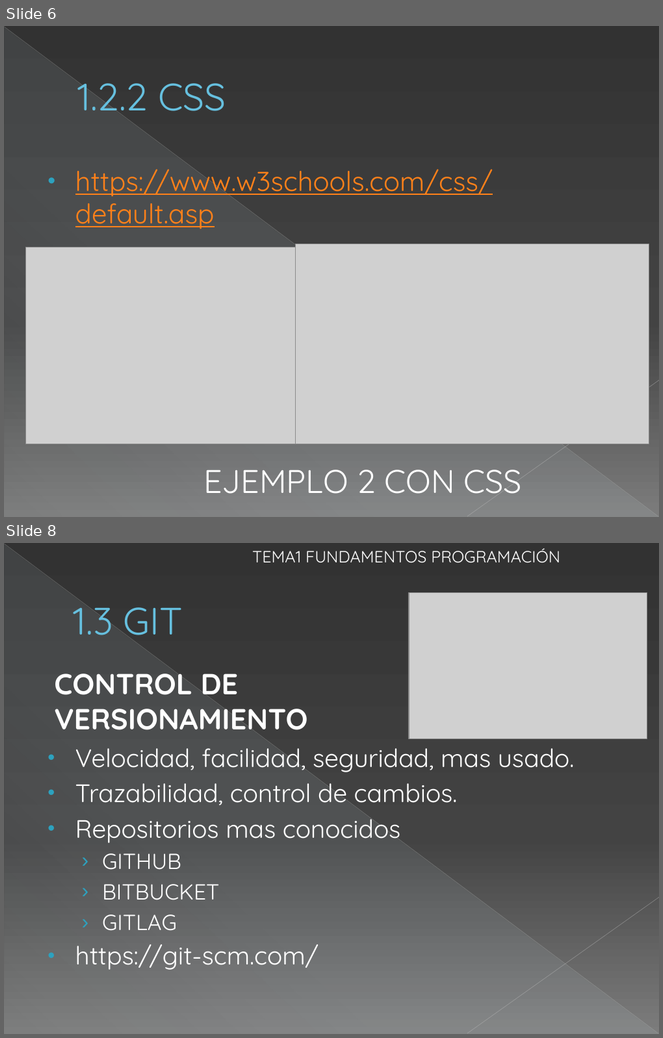
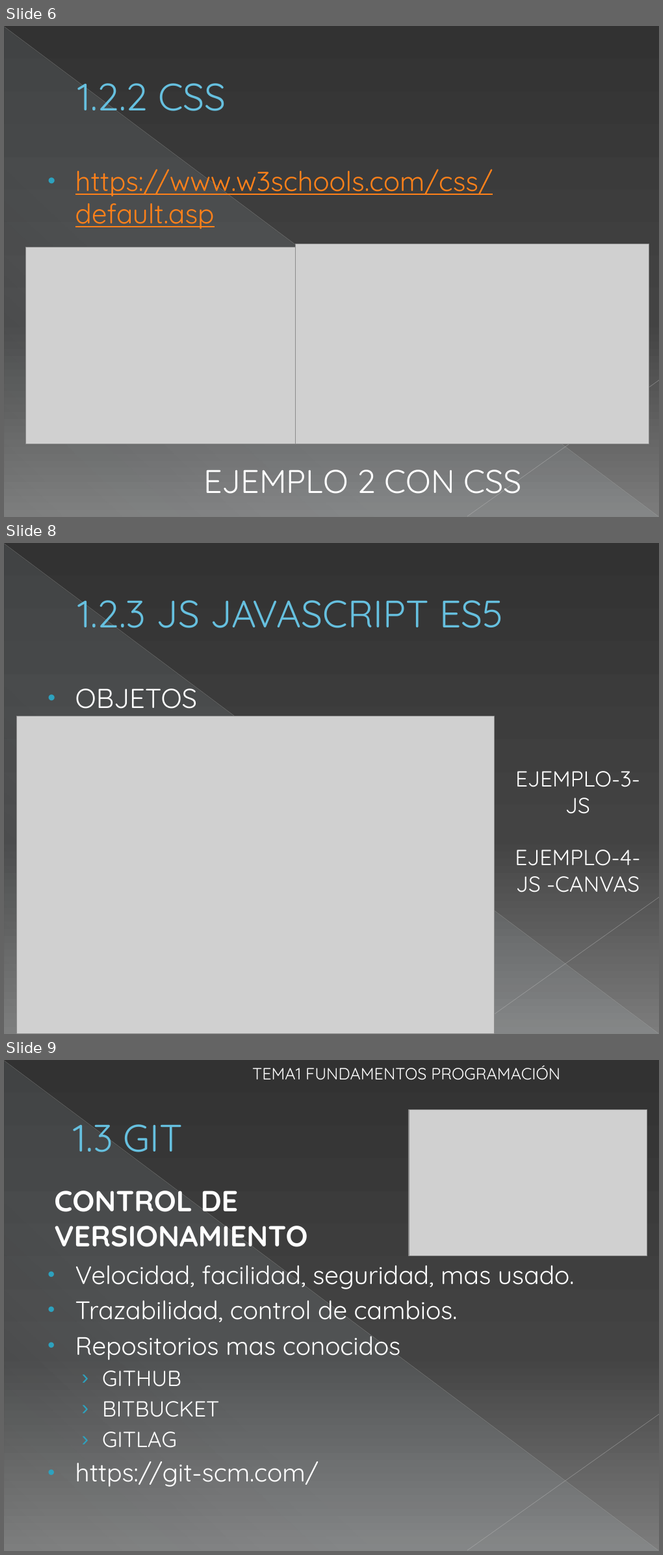
Before and after one commit to capacitacionfv/claseswebfv, a slide deck: CAPACITACION WEB FV.pptx. Shown one above the other, each under a label of ours: slides 6 and 8 before the commit, slides 6, 8 and 9 after it; the slides between them are not shown. The pictures are 663x1038 and 663x1555 pixels, drawn with LibreOffice and Linux fonts; fonts in the diff are those of the drawing; grey boxes stand for pictures. Boxes give left, top, right and bottom in pixels: in the first picture for what was removed or moved away, otherwise in the second. Text is boxed around its words. In the diff, an @@ line names an element or a change of style, - is before the commit and + after.

Commit message:
Ejemplo js 4

```diff
--- a/CAPACITACION WEB FV.pptx
+++ b/CAPACITACION WEB FV.pptx
@@ slide 8 added at (x1=4, y1=543, x2=659, y2=1034), background gradient #333333 to #444444 to #7D7D7D; not listed: 3 template elements that a slide beside it also shows @@
@@ title added at (x1=78, y1=600, x2=504, y2=637), 42 pt, text #66C0E0 @@
+1.2.3 JS JAVASCRIPT ES5
@@ text added at (x1=76, y1=689, x2=198, y2=709), 30 pt, text #FFFFFF @@
+• OBJETOS
@@ picture added at (x1=17, y1=717, x2=495, y2=1034) @@
@@ text added at (x1=515, y1=771, x2=640, y2=893), 24 pt, text #FFFFFF @@
+EJEMPLO-3-JS
+EJEMPLO-4-JS -CANVAS
@@ what was slide 8 is now slide 9 @@
```
Also in this commit, not shown: 1 slide changed, 8 other files.
